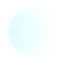
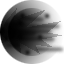
Comparing the layer stacks of the two 64px x 64px images. Changes:
added layer "sparkles" (61%) above "bang" over [0, 9, 53, 59]
added layer "bang" (25%) above "impact" over [1, 8, 62, 54]
